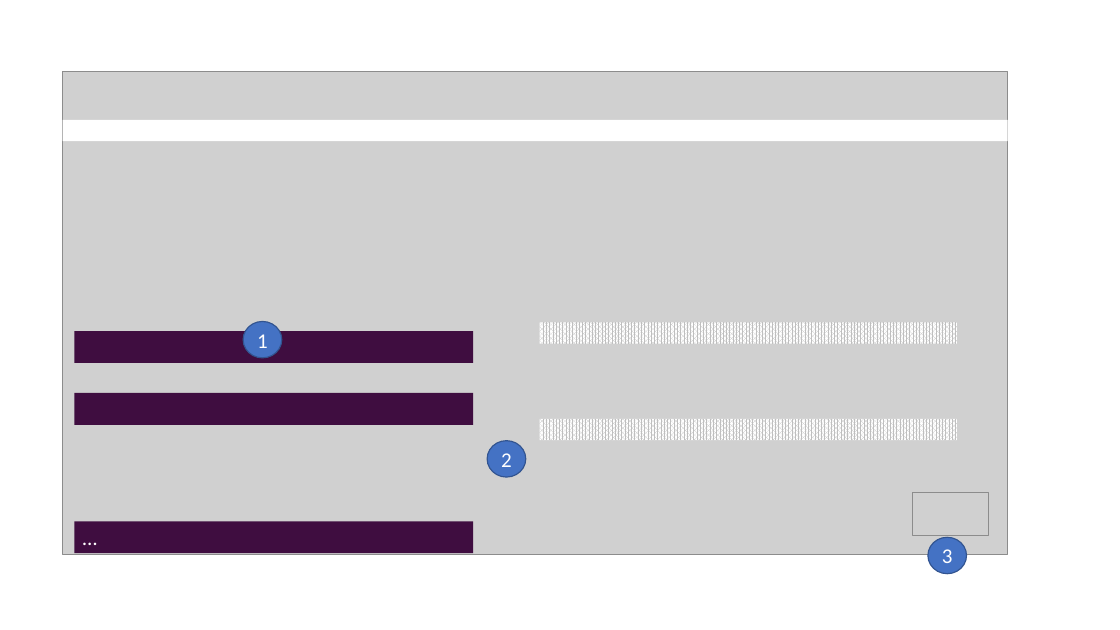
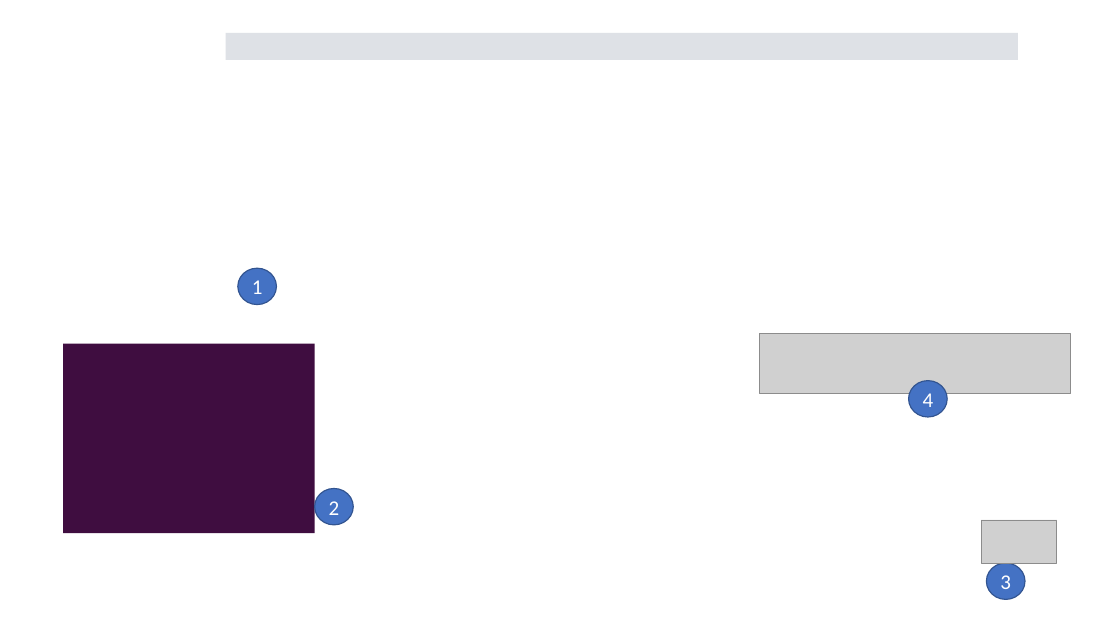
Before and after one commit to umich-brcf-bioinf/2021-08-09-umich-rnaseq-demystified, a slide deck: slide 6 of images/source/RSD_workshop_intro.pptx (slide 4 before the commit). Drawn at 1120x630 pixels with LibreOffice and Linux fonts; fonts in the diff are those of the drawing; grey boxes stand for pictures; background and template pictures are left out. Boxes give left, top, right and bottom in pixels: in the first picture for what was removed or moved away, otherwise in the second. Text is boxed around its words. In the diff, an @@ line names an element or a change of style, - is before the commit and + after.

```diff
--- a/images/source/RSD_workshop_intro.pptx
+++ b/images/source/RSD_workshop_intro.pptx
@@ rectangle added at [226,33,1018,60], fill #DEE1E6 @@
@@ rectangle: place and size @@
-rectangle at [62,120,1007,141]
+rectangle at [43,97,1070,118]
@@ ellipse "1": place and size @@
-ellipse "1" at [243,322,281,358]
+ellipse "1" at [238,268,276,304]
@@ rectangle: place and size @@
-rectangle at [75,331,474,363]
+rectangle at [63,344,314,534]
@@ picture added at [760,334,1070,393] @@
@@ ellipse added at [909,381,948,417], fill #4472C4, outline #325491 1 pt, 18 pt, text #FFFFFF @@
+4
@@ group removed at [62,71,1007,555]: 4 rectangles, 1 picture @@
-…
@@ ellipse "2": place and size @@
-ellipse "2" at [487,441,526,477]
+ellipse "2" at [315,488,354,524]
@@ picture: place and size @@
-picture at [913,493,989,536]
+picture at [981,520,1057,563]
@@ ellipse "3": place and size @@
-ellipse "3" at [928,538,967,574]
+ellipse "3" at [986,563,1025,599]
```
Also in this commit, not shown: 1 other slide changed, 3 slides added, 11 other files.
